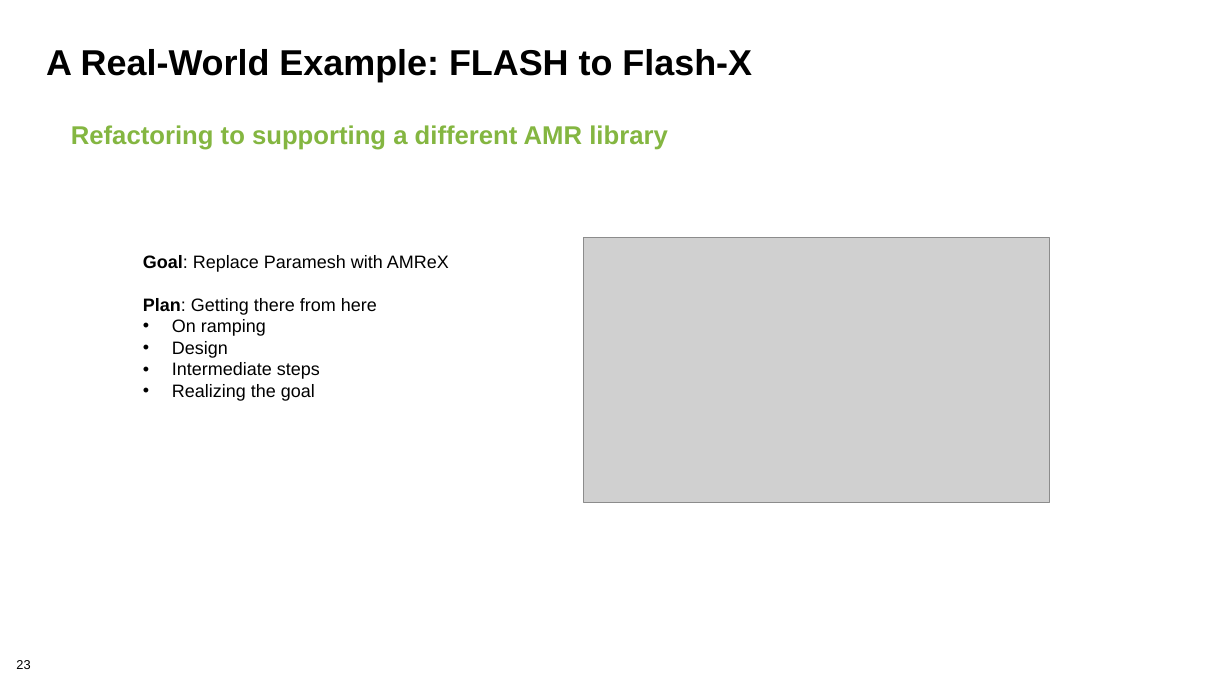
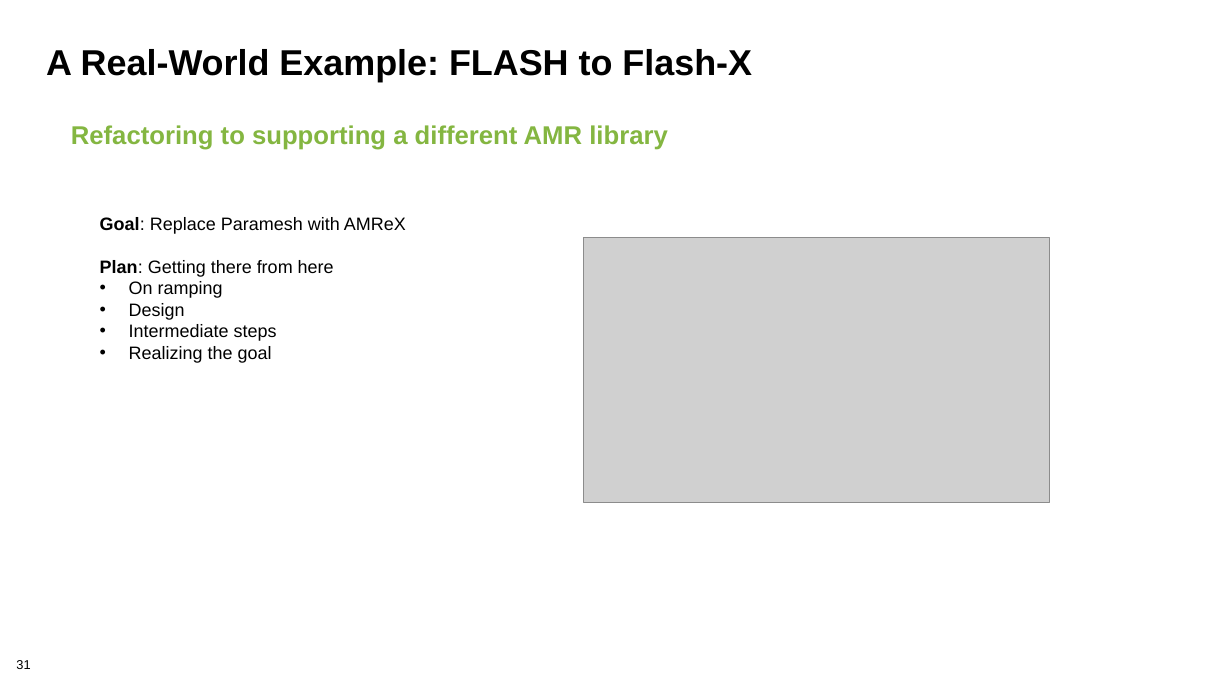
Before and after one commit to bssw-tutorial/presentations, a slide deck: slide 31 of refactoring.pptx (slide 23 before the commit). Drawn at 1232x693 pixels with LibreOffice and Linux fonts; fonts in the diff are those of the drawing; grey boxes stand for pictures; background and template pictures are left out. Boxes give left, top, right and bottom in pixels: in the first picture for what was removed or moved away, otherwise in the second. Text is boxed around its words. In the diff, an @@ line names an element or a change of style, - is before the commit and + after.

```diff
--- a/refactoring.pptx
+++ b/refactoring.pptx
@@ text "Goal: Replace Paramesh with AMReX" moved from (x1=143, y1=255, x2=449, y2=401) to (x1=100, y1=217, x2=406, y2=363) @@
@@ page number at (x1=16, y1=660, x2=30, y2=669): text changed @@
-23
+31
```
Also in this commit, not shown: 10 other slides changed, 1 slide removed, 1 other file.
